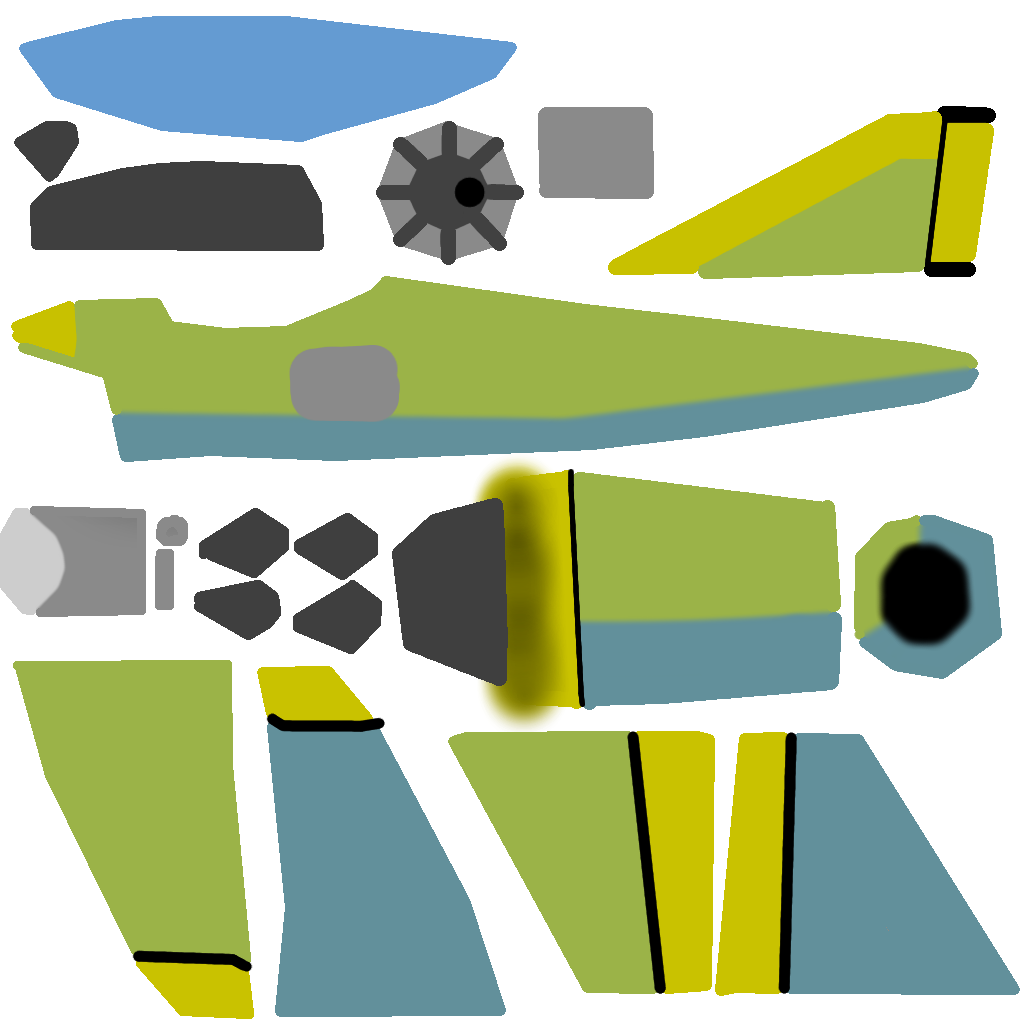
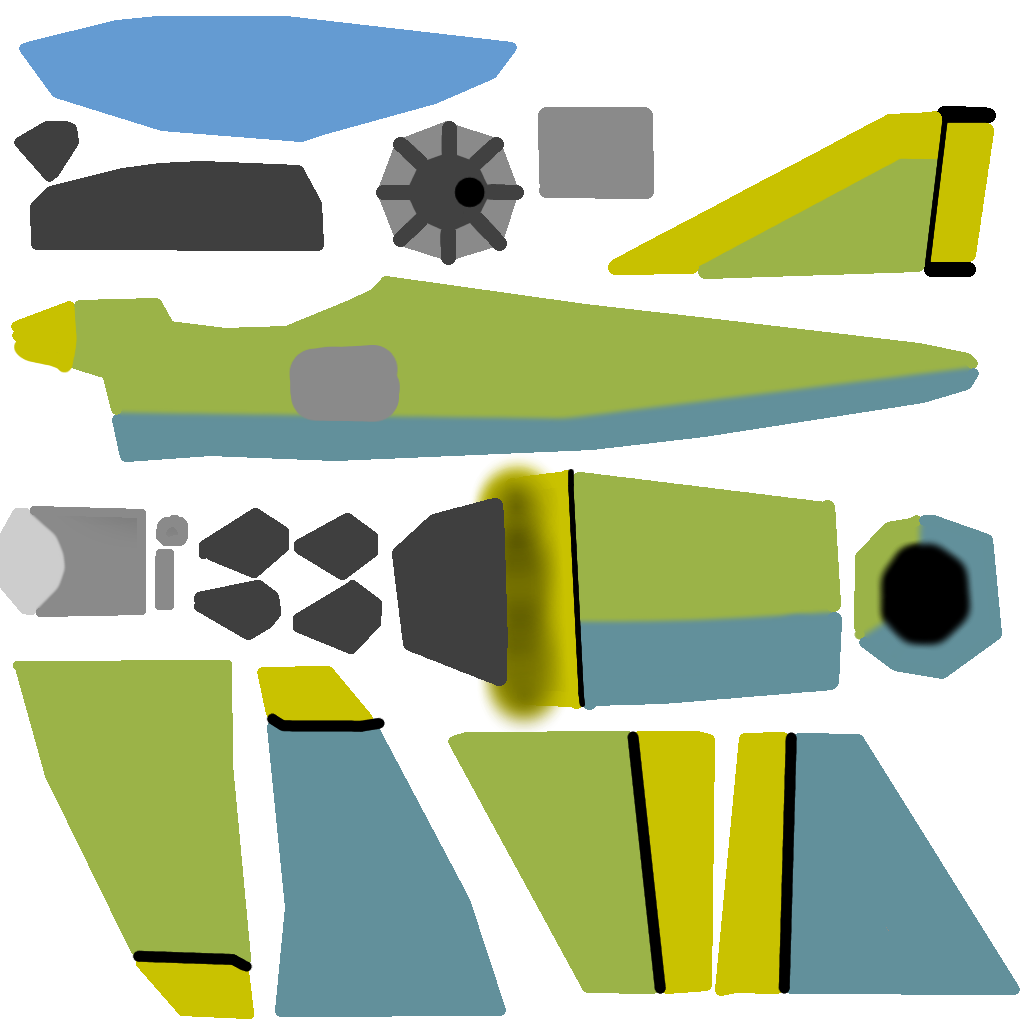
Revision of a layered w=1024, h=1024 image; what changed, layer by layer:
painted on "Layer" over [14, 342, 74, 373]
